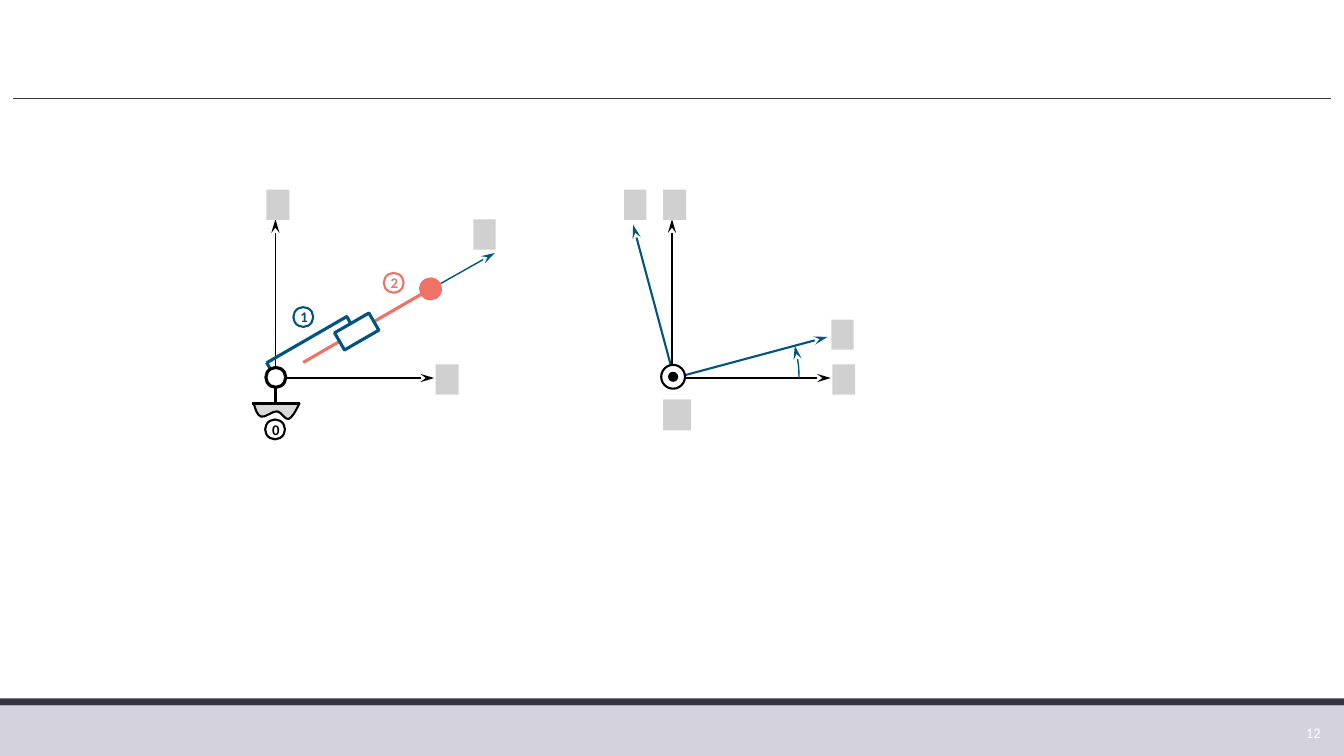
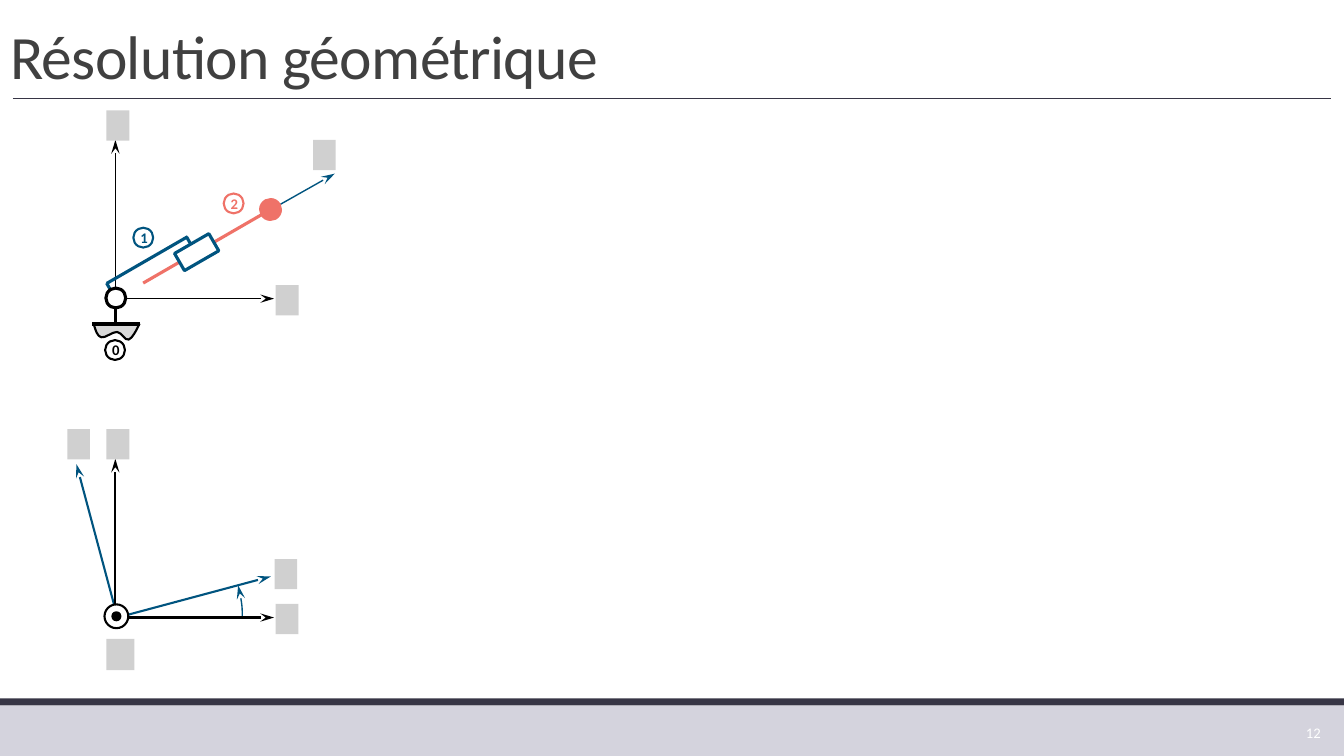
Before and after one commit to xpessoles/TP_Corriges, a slide deck: slide 12 of 02_BrasBeta/02_BrasBeta.pptx. Drawn at 1344x756 pixels with LibreOffice and Linux fonts; fonts in the diff are those of the drawing; grey boxes stand for pictures; background and template pictures are left out. Boxes give left, top, right and bottom in pixels: in the first picture for what was removed or moved away, otherwise in the second. Text is boxed around its words. In the diff, an @@ line names an element or a change of style, - is before the commit and + after.

```diff
--- a/02_BrasBeta/02_BrasBeta.pptx
+++ b/02_BrasBeta/02_BrasBeta.pptx
@@ title added at (10,36,598,90), 44 pt, text #404040 @@
+Résolution géométrique
@@ picture added at (107,111,130,141) @@
@@ picture added at (314,140,336,170) @@
@@ picture removed at (266,190,289,220) @@
@@ picture removed at (624,190,646,220) @@
@@ picture removed at (663,190,687,220) @@
@@ picture removed at (474,220,496,250) @@
@@ picture added at (276,285,299,316) @@
@@ 6 lines, 5 ellipses, 3 arrows, 1 freeform shape, 1 rectangle: place and size @@
-6 lines, 5 ellipses, 3 arrows, 1 freeform shape, 1 rectangle at (252,220,495,440)
+6 lines, 5 ellipses, 3 arrows, 1 freeform shape, 1 rectangle at (92,140,335,360)
@@ picture removed at (832,320,854,350) @@
@@ picture removed at (436,365,459,395) @@
@@ picture removed at (833,365,856,395) @@
@@ picture removed at (663,399,692,431) @@
@@ group added at (68,430,298,670): 5 pictures @@
@@ arrow moved from (673, 378) - (673, 220) to (115, 618) - (115, 459) @@
@@ 2 arrows, 2 ellipses, 1 arc (boxed as its full ellipse): place and size @@
-2 arrows, 2 ellipses, 1 arc (boxed as its full ellipse) at (545,225,828,505)
+2 arrows, 2 ellipses, 1 arc (boxed as its full ellipse) at (0,465,271,745)
@@ arrow moved from (673, 378) - (831, 378) to (115, 618) - (274, 618) @@
```
Also in this commit, not shown: 3 slides added, 2 other files.
